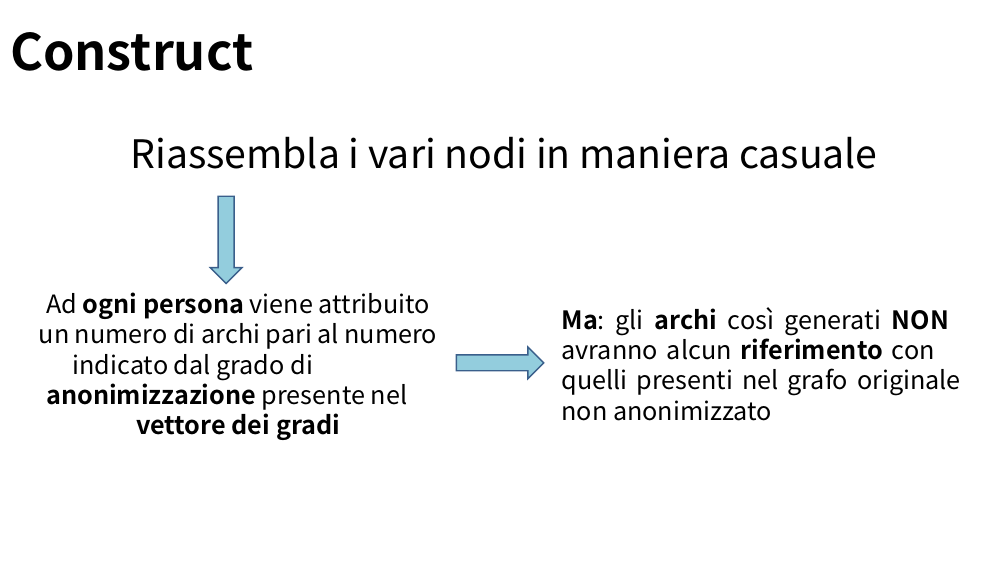
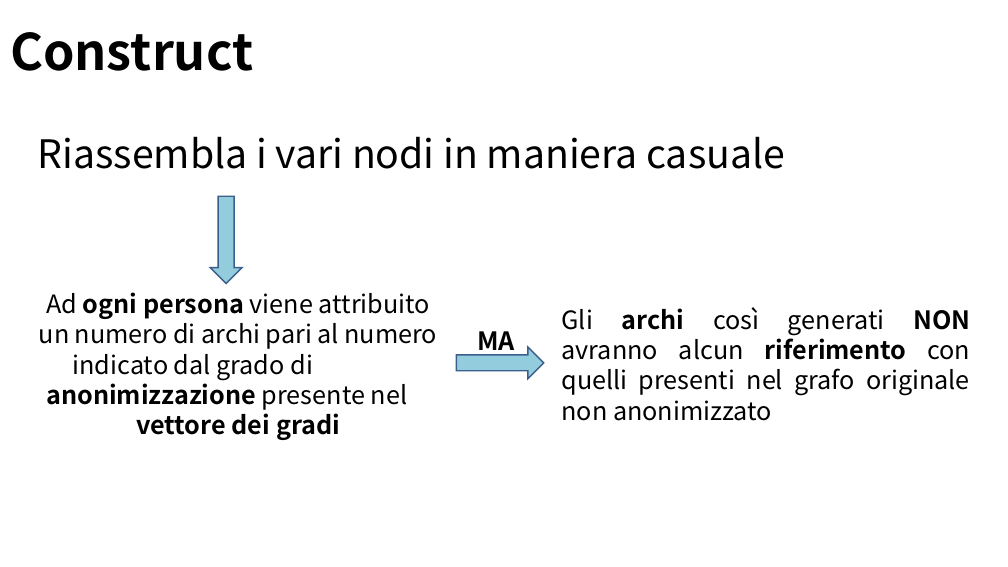
Before and after one commit to Navypowder/DP-P-project, a slide deck: slide 12 of Presentation/Towards_Identity_Anonymization_on_graph(K-degree anonymization).pptx. Drawn at 1008x567 pixels with LibreOffice and Linux fonts; fonts in the diff are those of the drawing; background and template pictures are left out. Boxes give left, top, right and bottom in pixels: in the first picture for what was removed or moved away, otherwise in the second. Text is boxed around its words. In the diff, an @@ line names an element or a change of style, - is before the commit and + after.

```diff
--- a/Presentation/Towards_Identity_Anonymization_on_graph(K-degree anonymization).pptx
+++ b/Presentation/Towards_Identity_Anonymization_on_graph(K-degree anonymization).pptx
@@ text "Riassembla i vari nodi in ..." at [38, 136, 785, 169]: alignment centre to left @@
@@ text at [562, 307, 970, 421]: text changed @@
-Ma: gli archi così generati NON avranno alcun riferimento con quelli presenti nel grafo originale non anonimizzato
+Gli archi così generati NON avranno alcun riferimento con quelli presenti nel grafo originale non anonimizzato
@@ text added at [477, 331, 515, 356], 18 pt, text #000000, bold @@
+MA
```
Also in this commit, not shown: 8 other slides changed, 5 slides added.
